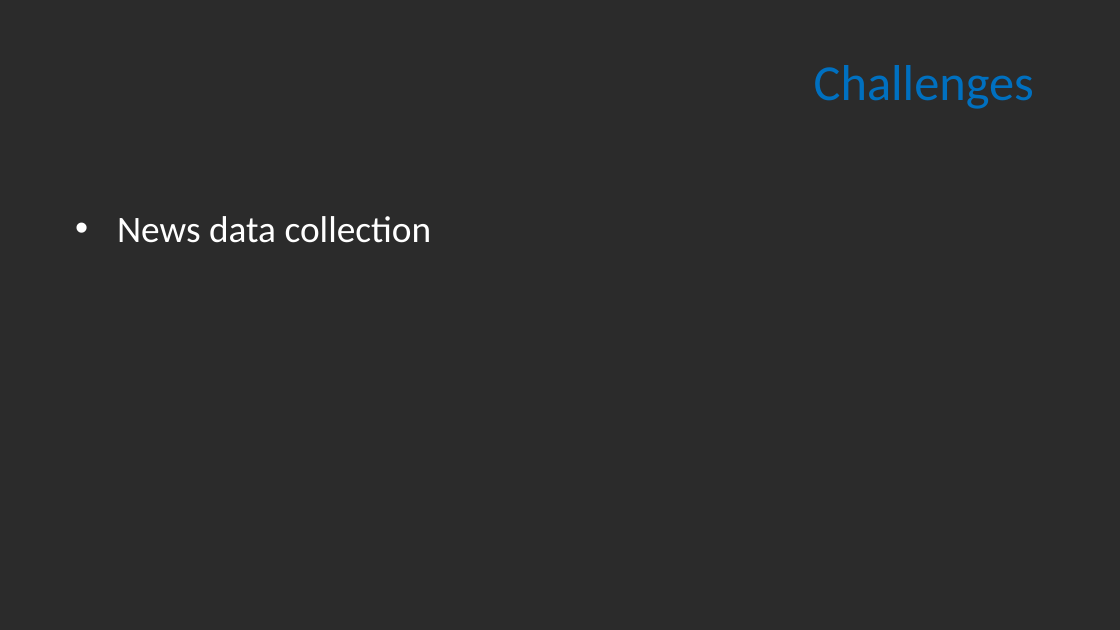
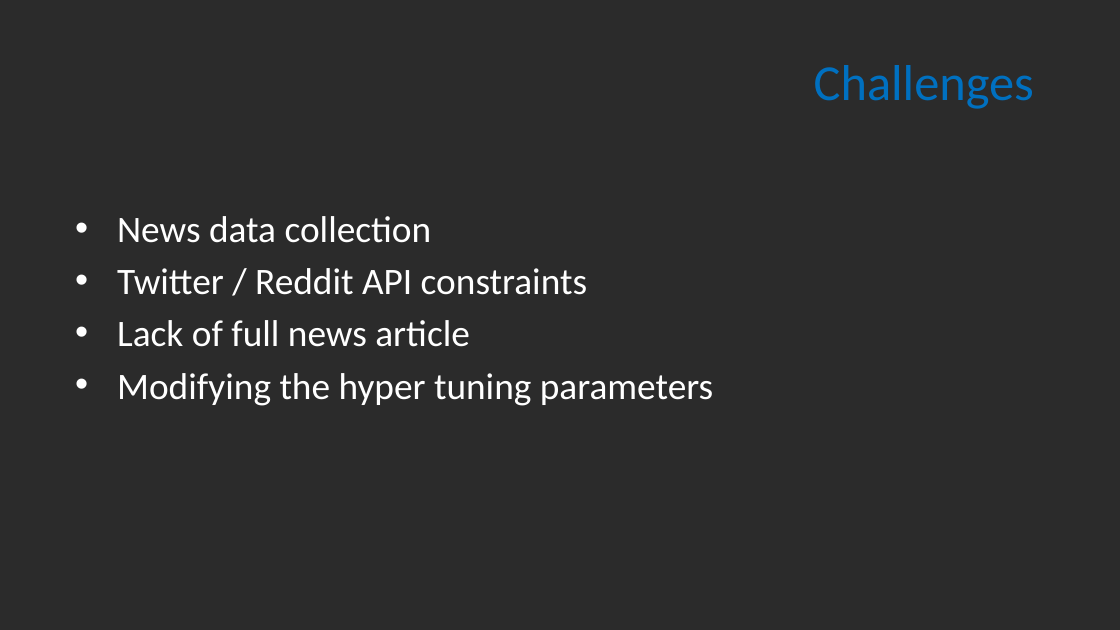
Before and after one commit to patricia-raj/predict-stock-movements, a slide deck: slide 10 of Project 02.pptx. Drawn at 1120x630 pixels with LibreOffice and Linux fonts; fonts in the diff are those of the drawing; background and template pictures are left out; a plain dark background stands for a picture behind light text. Boxes give left, top, right and bottom in pixels: in the first picture for what was removed or moved away, otherwise in the second. Text is boxed around its words. In the diff, an @@ line names an element or a change of style, - is before the commit and + after.

```diff
--- a/Project 02.pptx
+++ b/Project 02.pptx
@@ text at (117,268,714,406): paragraphs added @@
+• Twitter / Reddit API constraints
+• Lack of full news article
+• Modifying the hyper tuning parameters
```
Also in this commit, not shown: 3 other slides changed, 2 other files.
